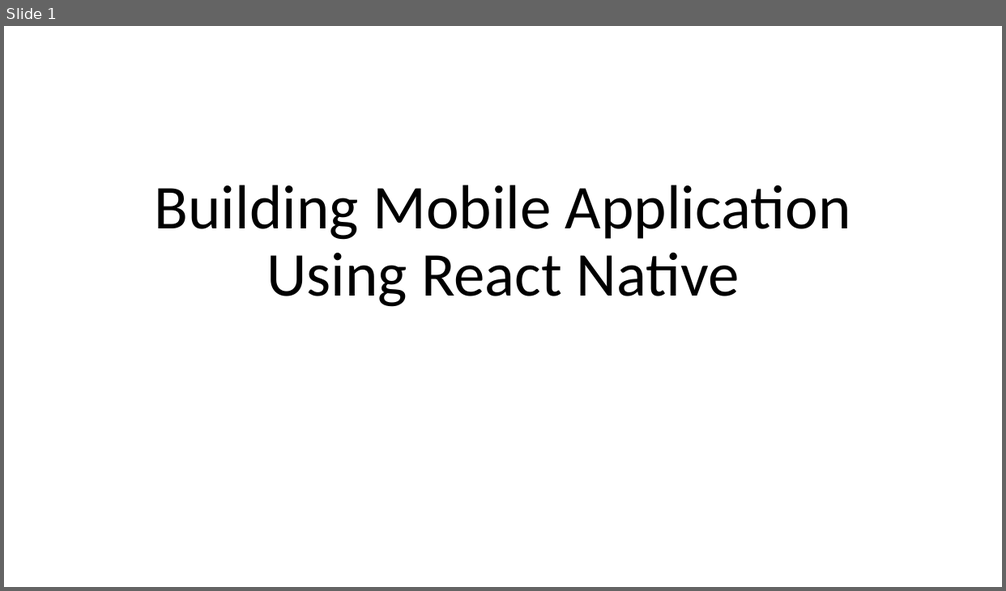
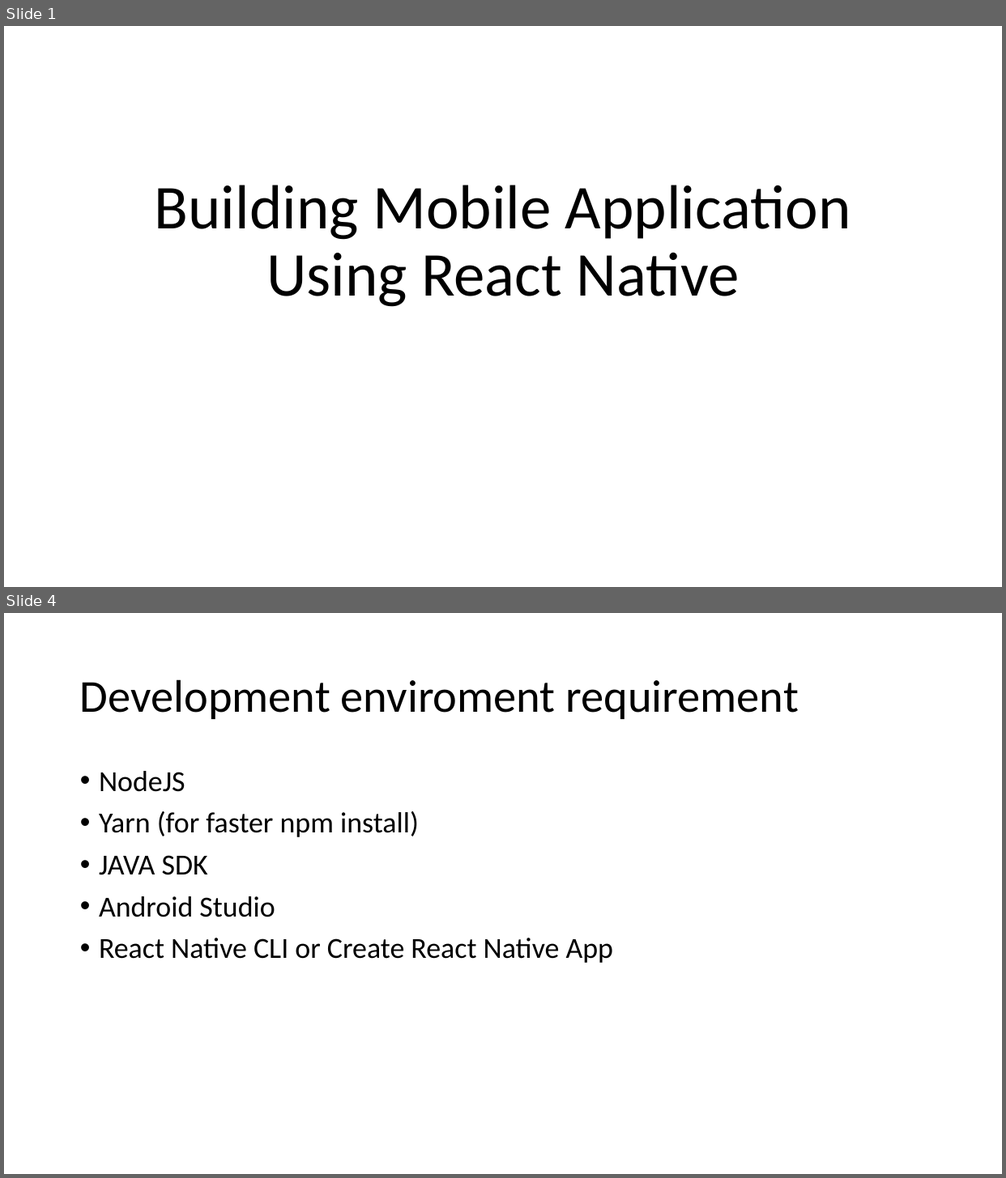
Before and after one commit to ngohungphuc/Presentation, a slide deck: reactnative/React Native.pptx. Shown one above the other, each under a label of ours: slide 1 before the commit, slides 1 and 4 after it; the slides between them are not shown. The pictures are 1006x591 and 1006x1178 pixels, drawn with LibreOffice and Linux fonts; fonts in the diff are those of the drawing. Boxes give left, top, right and bottom in pixels: in the first picture for what was removed or moved away, otherwise in the second. Text is boxed around its words. In the diff, an @@ line names an element or a change of style, - is before the commit and + after.

```diff
--- a/reactnative/React Native.pptx
+++ b/reactnative/React Native.pptx
@@ slide 4 added at bbox=[4, 613, 1002, 1174], background #FFFFFF @@
@@ title added at bbox=[80, 679, 798, 719], 44 pt, text #000000 @@
+Development enviroment requirement
@@ text added at bbox=[99, 771, 613, 963], 28 pt, text #000000 @@
+• NodeJS
+• Yarn (for faster npm install)
+• JAVA SDK
+• Android Studio
+• React Native CLI or Create React Native App
```
Also in this commit, not shown: 2 slides changed, 1 other slide added.
